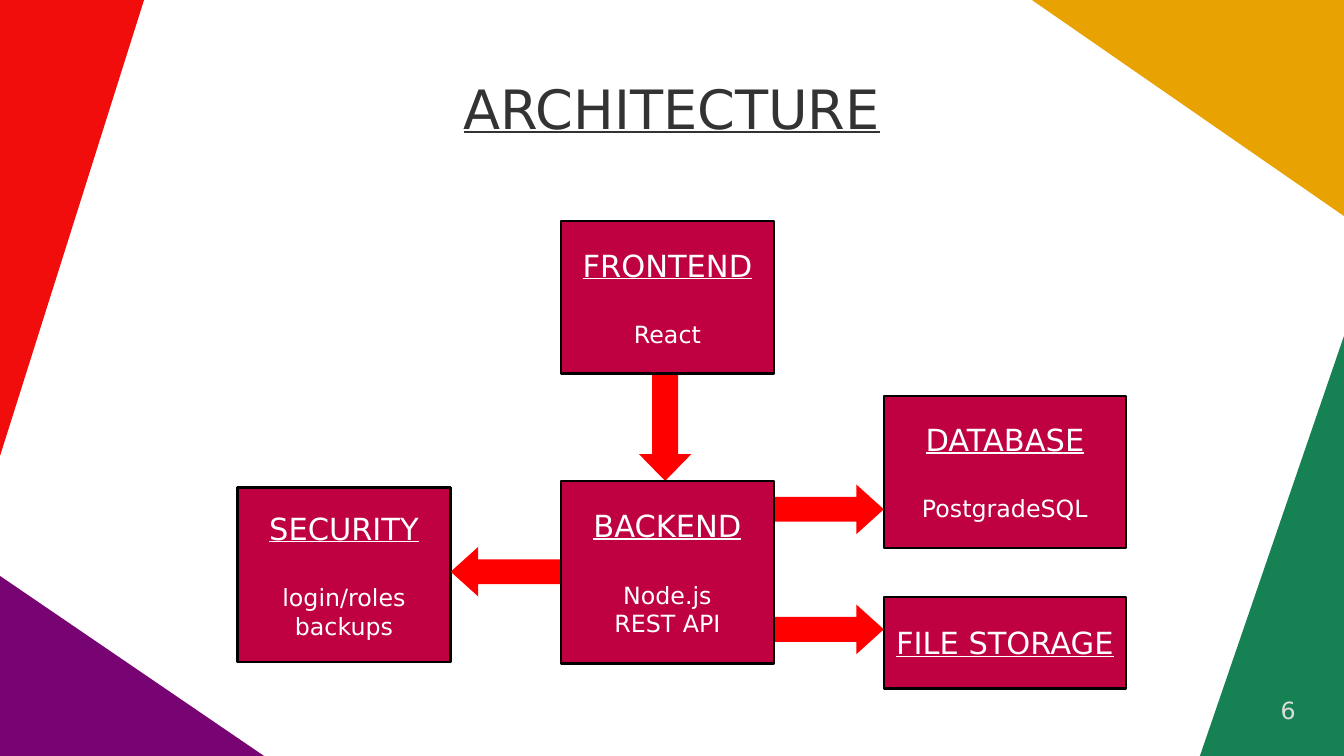
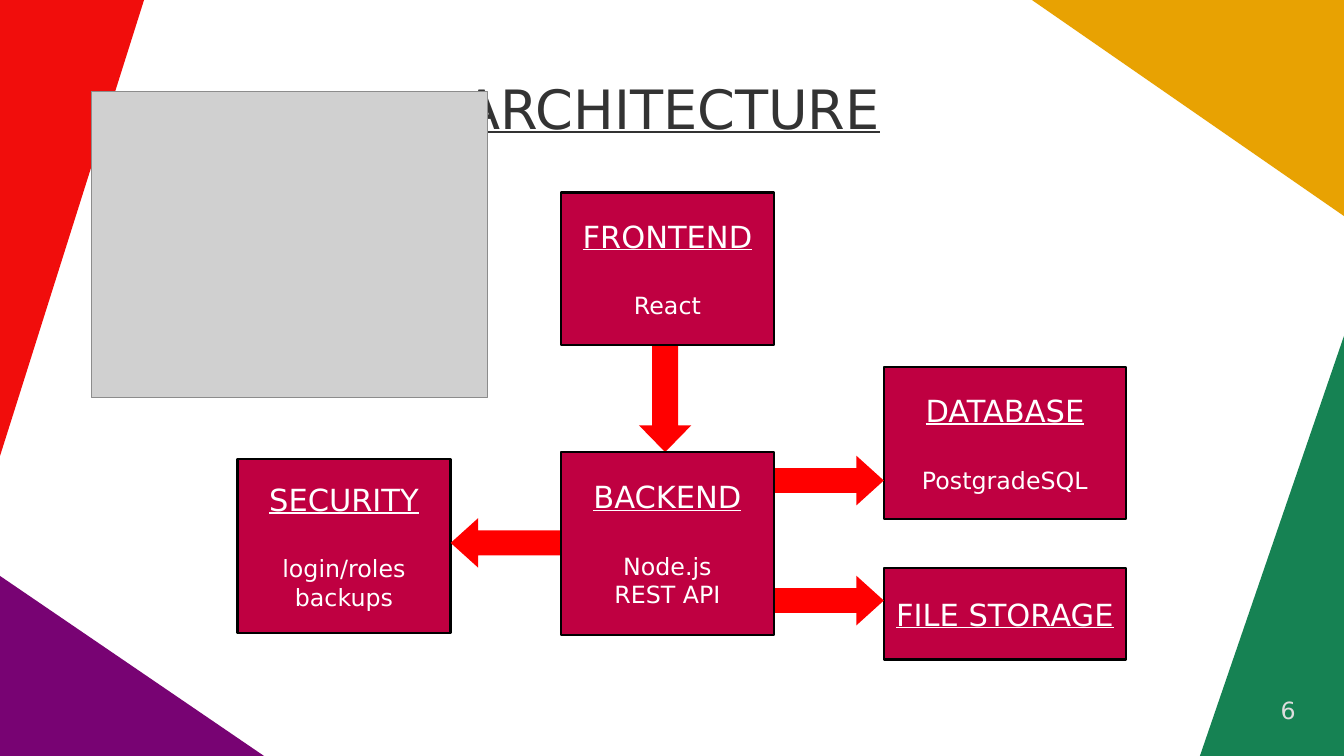
Before and after one commit to AhlinGregor/MIT_Project2526, a slide deck: slide 6 of Presentation.odp. Drawn at 1344x756 pixels with LibreOffice and Linux fonts; fonts in the diff are those of the drawing; grey boxes stand for pictures. Boxes give left, top, right and bottom in pixels: in the first picture for what was removed or moved away, otherwise in the second. Text is boxed around its words. In the diff, an @@ line names an element or a change of style, - is before the commit and + after.

```diff
--- a/Presentation.odp
+++ b/Presentation.odp
@@ picture added at (91,91,488,398) @@
@@ 5 rectangles, 3 right arrows, 1 down arrow: place and size @@
-5 rectangles, 3 right arrows, 1 down arrow at (238,221,1127,689)
+5 rectangles, 3 right arrows, 1 down arrow at (238,193,1127,660)
```
Also in this commit, not shown: 3 other slides changed, 1 other file.
